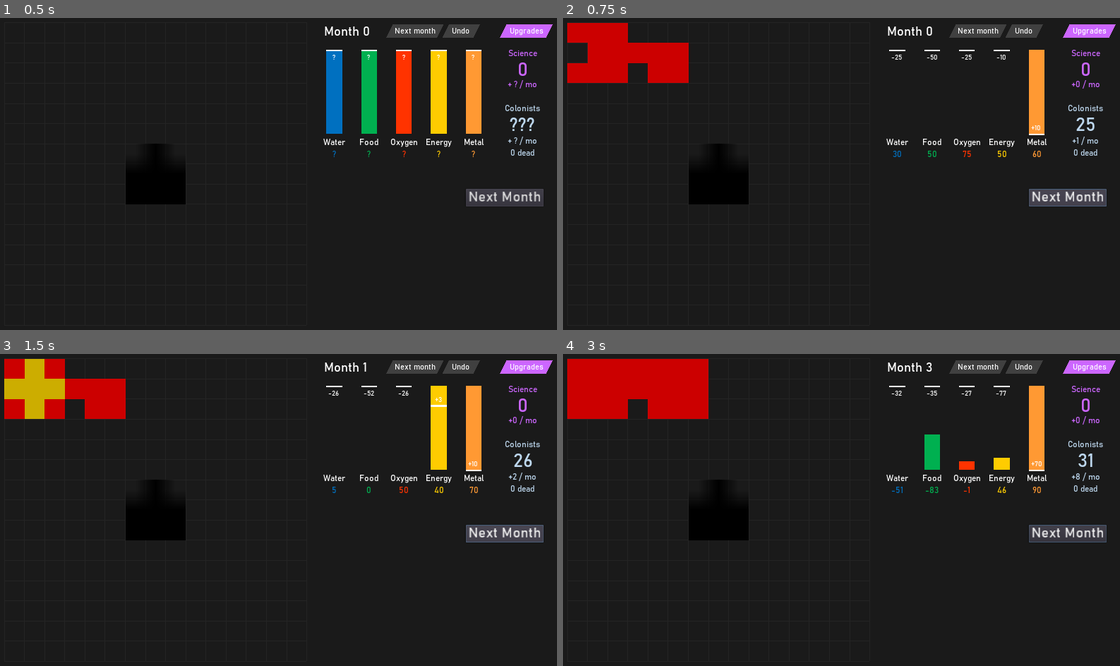
Above: before the commit, frames 1-4 (two rows, left to right).
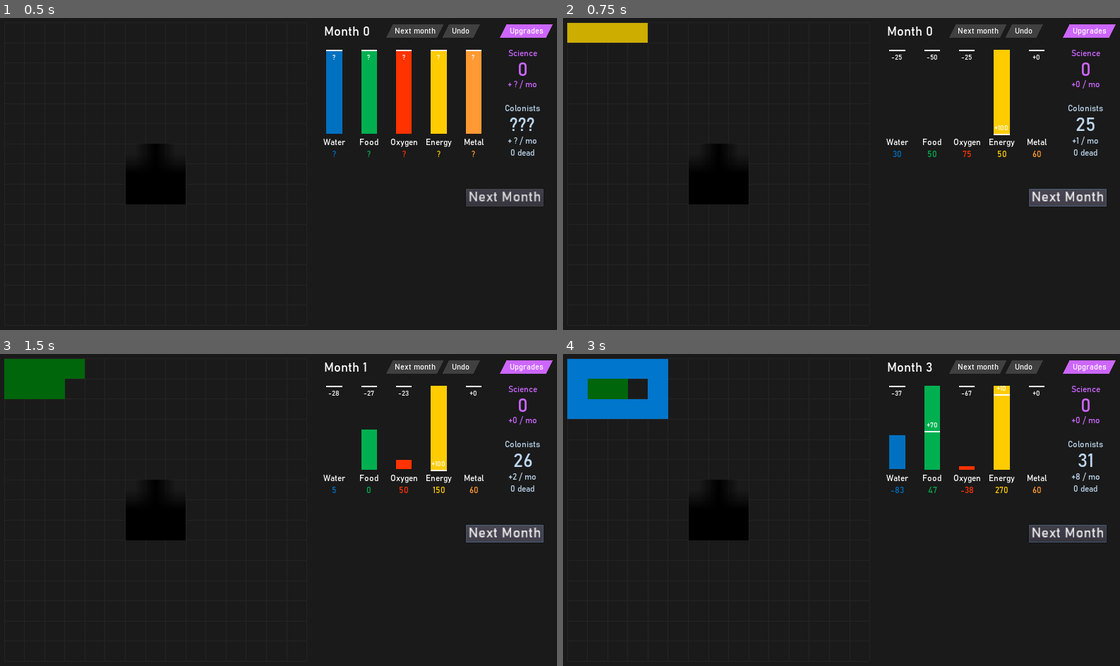
Above: after the commit, the same moments.

Repository: sirknightj/CEV-1
Game: Godot game, scene res://scenes/MainGameScene.tscn
Two runs of this game, one before a commit and one after it. Both use one fixed random seed, a clock stepped at 60 frames per second and the inputs below.
Inputs (mouse positions are in pixels of both pictures, inside the frame that each line leads up to):
- Up to frame 1 (0.5 s): no input
- Up to frame 2 (0.75 s): click "Next Month" at 0.5 s
- Up to frame 3 (1.5 s): click "Next Month" at 1.25 s
- Up to frame 4 (3 s): click "Next Month" at 2 s; tap Enter at 2.75 s; drag from (718, 491) to (579, 369) at 2.77 s

Frame 1 is identical in both runs. In frame 2, 4.8% of the frame differs, in the area x 0-87%, y 1-38%; in frame 3, 4.8%; in frame 4, 7.2%, in the area x 0-87%, y 1-45%.

Commit message:
Don't place city centers, fix shadow

Diff:
--- a/source/scripts/Building.gd
+++ b/source/scripts/Building.gd
@@ -77,6 +77,7 @@
 func init_shadow():
 	remove_child(_shadow)
 	get_parent().add_child(_shadow)
+	_shadow.global_position = _global_pos_next
 
 # Called when the node enters the scene tree for the first time.
 func _ready():
@@ -170,6 +171,7 @@
 func set_next_pos(pos : Vector2):
 	_global_pos_next = pos
 	global_position = pos
+	_ghost.global_position = pos
 	_shadow.global_position = pos
 
 """
--- a/source/scripts/MainGameScene.gd
+++ b/source/scripts/MainGameScene.gd
@@ -40,7 +40,7 @@
 	Place the building at the grid square (_x, _y).
 """
 func place_building(_x: int, _y: int) -> void:
-	var key = GameStats.buildings_dict.keys()[randi() % GameStats.buildings_dict.size()]
+	var key = GameStats.buildings_dict.keys()[randi() % (GameStats.buildings_dict.size() - 1) + 1]
 	var building_stats = GameStats.buildings_dict[key]
 	var building = building_scene.instance()
 	building.shape = building_stats.shape
